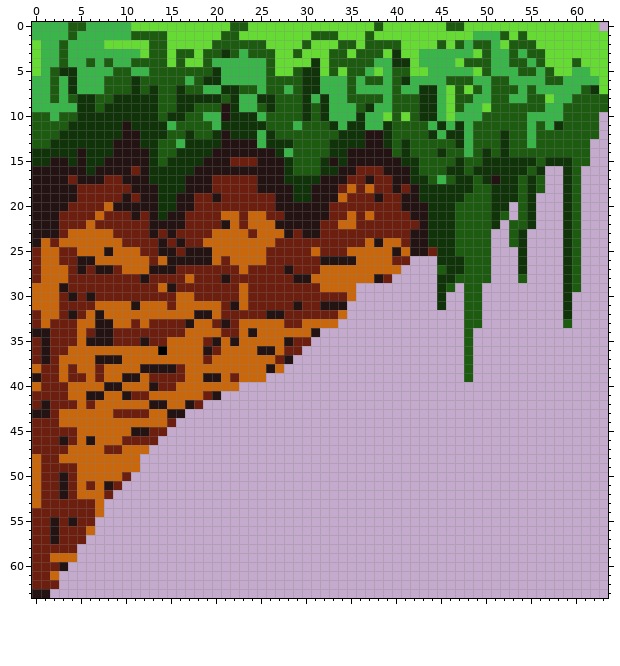
Two states of a pixel-art sprite, sprites/spr_grama_bloco_beirada2/0237e398-e1fd-409a-b724-8c86f2bd617f.png. Above is the file before it was changed.
The file is 64x64 pixels.
Once edited:
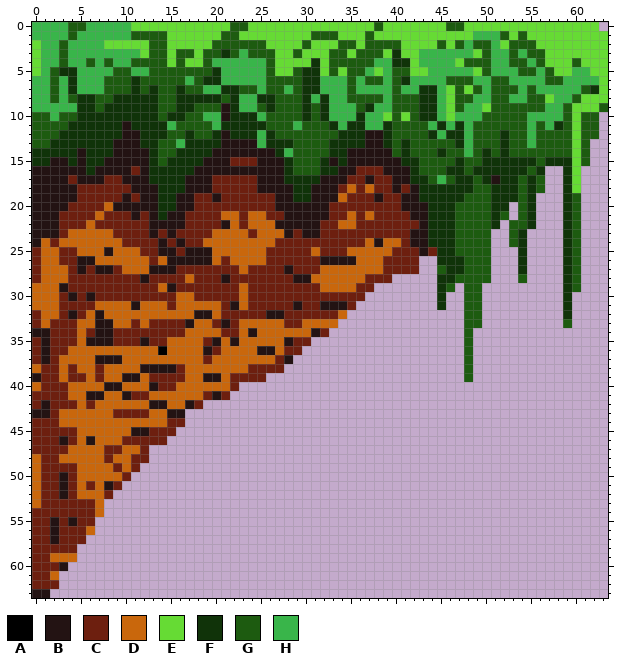
Palette (. is transparent): A #000000  B #231313  C #6d1f0f  D #c9670c  E #66db34  F #103309  G #1d5b10  H #39b54a
From old to new:
@@ x 58..63 @@
  7 HHHGFE
- 8 HHGGGG
- 9 HGGGGG
-10 HGGGG.
-11 FGGGG.
-12 GGGGG.
-13 GGGG..
-14 GGGG..
-15 FFGG..
-16 .FG...
-17 .FG...
-18 .FG...
+ 8 HHGEEE
+ 9 HGEEEG
+10 HGEGG.
+11 FGEGG.
+12 GGEGG.
+13 GGEG..
+14 GGEG..
+15 FFEG..
+16 .FE...
+17 .FE...
+18 .FE...
 19 .FG...
@@ x 30..44 @@
 24 CCCCCCCDBDDCBBF
-25 CDCCCDDDDDBDBBC
-26 CCBBBBDDDDCC...
-27 CCDDDDDDDDD....
-28 BDDDDDDDBC.....
-29 CCDDDD.........
-30 CCCCCD.........
-31 CCBBB..........
+25 CDCCCDDDDDCCCBC
+26 CCBBBBDDDCCCC..
+27 CCDDDDDDDCCCC..
+28 BDDDDDDCCC.....
+29 CCDDDDCC.......
+30 CCCCCCC........
+31 CCBBBC.........
 32 CCCCD..........
 33 DDDD...........
-34 DB.............
+34 DBC............
 35 C..............
@@ x 6..29 @@
 37 DBBBDDDDDDDDDCDDDDDDDCB.
-38 DCDDDDBBBBCDDDDDDDDDBD..
-39 DCDDBBDCCCCDDBBDCDDD....
-40 DDBBDDDBCCDDDDDDD.......
-41 BBDDBCCDDDDDDCB.........
+38 DCDDDDBBBBCDDDDDDDCCCC..
+39 DCDDBBDCCCCDDBBDCCCC....
+40 DDBBDDDBCCDDDDDDC.......
+41 BBDDBCCDDDDDDCBC........
 42 CDDDDDDBBDDBC...........
 43 DDDCCCCDDBB.............
-44 DDDDDDDDDC..............
-45 DDDDDBBCC...............
-46 BDDDCCCC................
-47 DDCCDDD.................
-48 DDDDDD..................
-49 DDDDDD..................
+44 DDDDDDDDDCC.............
+45 DDDDDBBCCC..............
+46 BDDDCCCCC...............
+47 DDCCDDC.................
+48 DDCDDCC.................
+49 DDDCDC..................
 50 DDDDC...................
Boxes around the changes in both pictures, in picture pixels (x1, y1, x2, y2):
changed: (572, 94, 608, 193)
changed: (221, 247, 419, 400)
changed: (104, 418, 185, 472)
